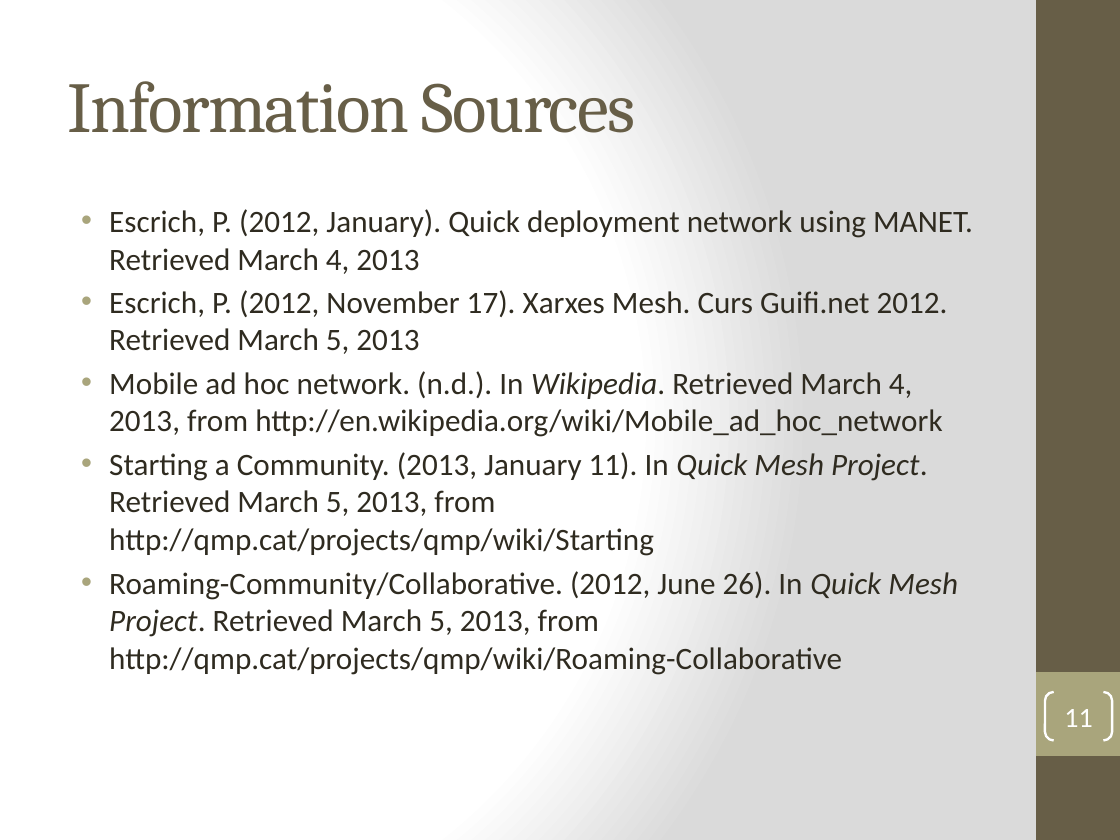
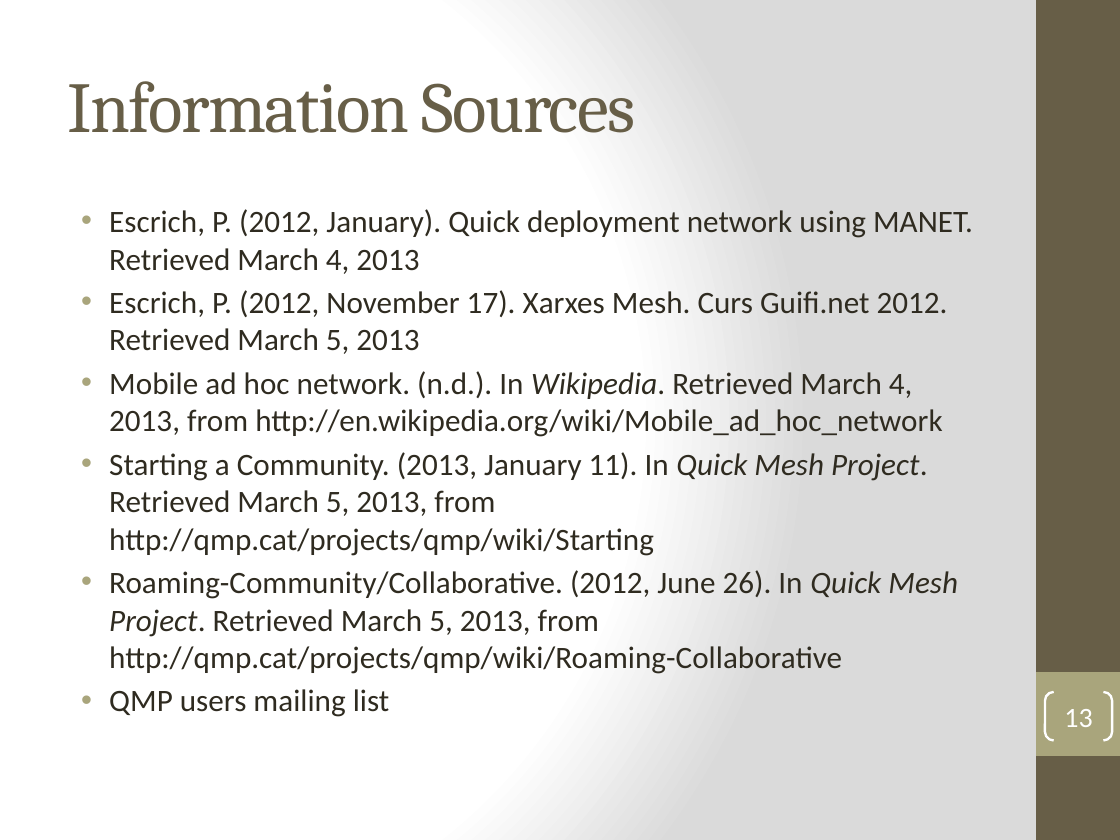
Before and after one commit to ferry91/MobileNode-TFG, a slide deck: slide 13 of Presentation-demo/MN_QMP_Demo.pptx (slide 11 before the commit). Drawn at 1120x840 pixels with LibreOffice and Linux fonts; fonts in the diff are those of the drawing. Boxes give left, top, right and bottom in pixels: in the first picture for what was removed or moved away, otherwise in the second. Text is boxed around its words. In the diff, an @@ line names an element or a change of style, - is before the commit and + after.

```diff
--- a/Presentation-demo/MN_QMP_Demo.pptx
+++ b/Presentation-demo/MN_QMP_Demo.pptx
@@ text at <box>109,689,390,717</box>: paragraph added @@
+• QMP users mailing list
@@ page number at <box>1064,709,1092,727</box>: text changed @@
-11
+13
```
Also in this commit, not shown: 3 other slides changed, 2 slides added, 1 other file.
